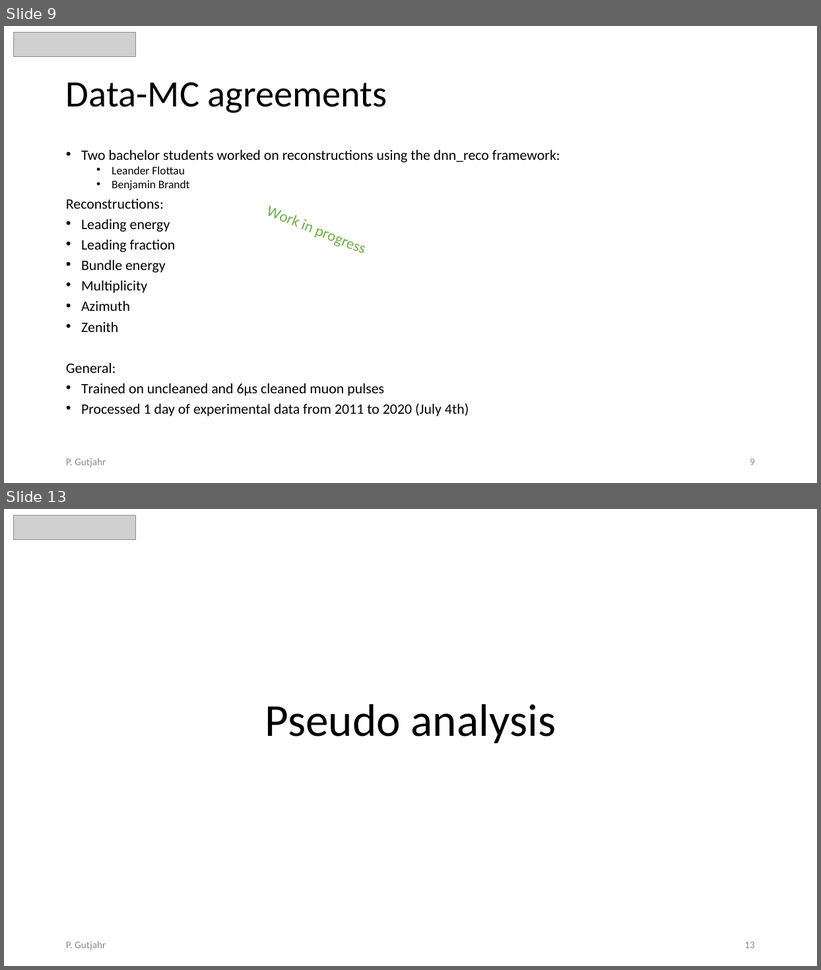
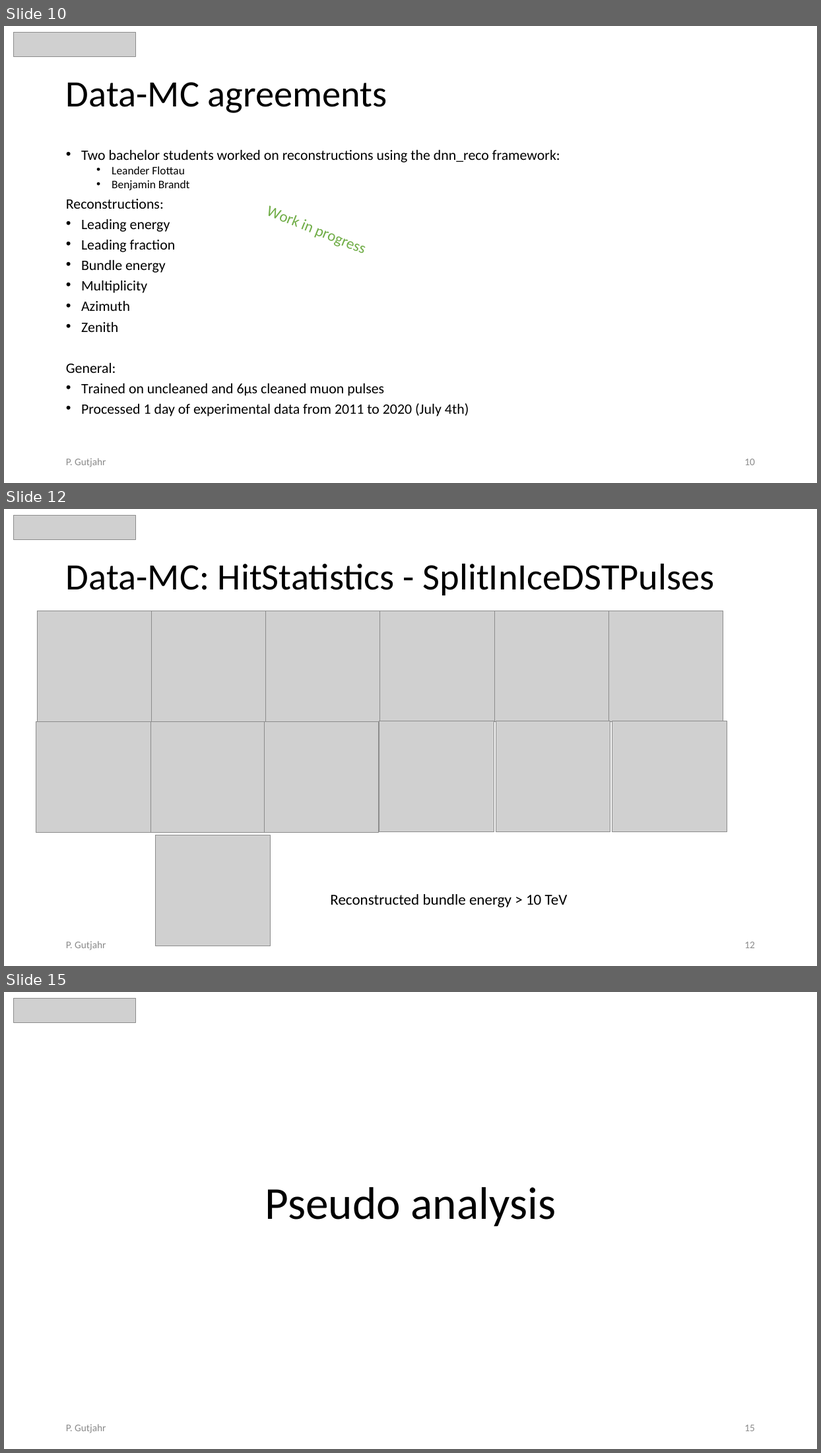
Before and after one commit to pascalgutjahr/presentations, a slide deck: cr_group/cr_call_2023_09_22.pptx. Shown one above the other, each under a label of ours: slides 9 and 13 before the commit, slides 10, 12 and 15 after it; the slides between them are not shown. The pictures are 821x970 and 821x1453 pixels, drawn with LibreOffice and Linux fonts; fonts in the diff are those of the drawing; grey boxes stand for pictures. Boxes give left, top, right and bottom in pixels: in the first picture for what was removed or moved away, otherwise in the second. Text is boxed around its words. In the diff, an @@ line names an element or a change of style, - is before the commit and + after.

```diff
--- a/cr_group/cr_call_2023_09_22.pptx
+++ b/cr_group/cr_call_2023_09_22.pptx
@@ slide 12 added at bbox=[4, 509, 817, 966], background #FFFFFF @@
@@ picture added at bbox=[14, 515, 136, 539] @@
@@ title added at bbox=[66, 563, 715, 595], 44 pt, text #000000 @@
+Data-MC: HitStatistics - SplitInIceDSTPulses
@@ picture added at bbox=[37, 611, 152, 722] @@
@@ picture added at bbox=[152, 611, 266, 722] @@
@@ picture added at bbox=[265, 611, 380, 722] @@
@@ picture added at bbox=[380, 611, 495, 722] @@
@@ picture added at bbox=[494, 611, 609, 722] @@
@@ picture added at bbox=[609, 611, 724, 722] @@
@@ picture added at bbox=[36, 722, 151, 833] @@
@@ picture added at bbox=[151, 722, 265, 833] @@
@@ picture added at bbox=[265, 722, 379, 833] @@
@@ picture added at bbox=[380, 722, 494, 832] @@
@@ picture added at bbox=[496, 722, 611, 832] @@
@@ picture added at bbox=[613, 722, 727, 832] @@
@@ picture added at bbox=[156, 835, 271, 947] @@
@@ text added at bbox=[330, 894, 568, 908], 18 pt, text #000000 @@
+Reconstructed bundle energy > 10 TeV
@@ text added at bbox=[66, 941, 106, 951], 12 pt, text #8C8C8C @@
+P. Gutjahr
@@ page number added at bbox=[745, 942, 755, 949], 12 pt, text #8C8C8C @@
+12
@@ what was slide 9 is now slide 10 @@
@@ page number at bbox=[745, 459, 755, 466]: text changed @@
-9
+10
@@ what was slide 13 is now slide 15 @@
@@ page number at bbox=[745, 1425, 755, 1432]: text changed @@
-13
+15
```
Also in this commit, not shown: 10 slides changed, 3 other slides added, 1 slide removed.
